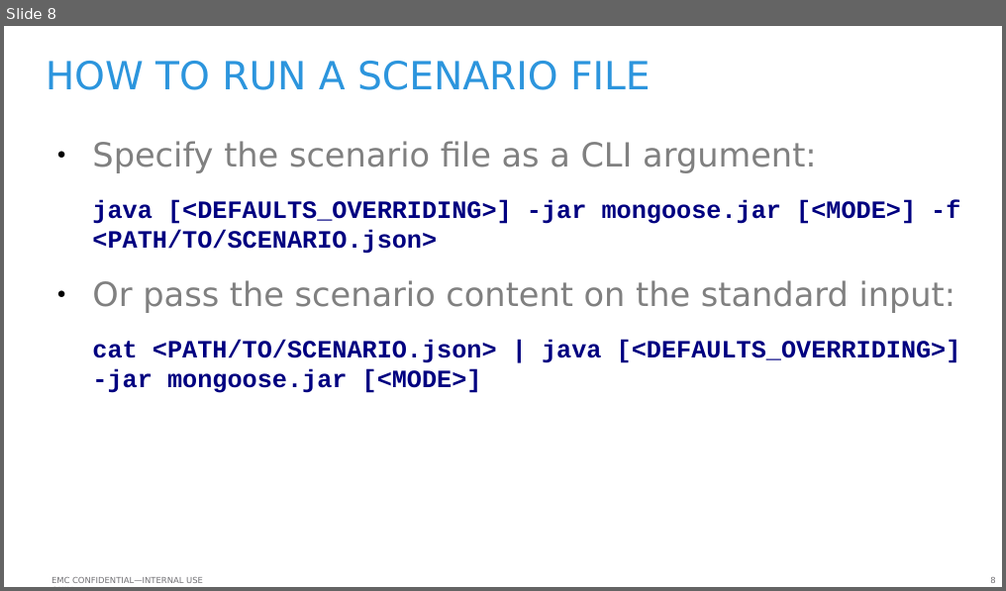
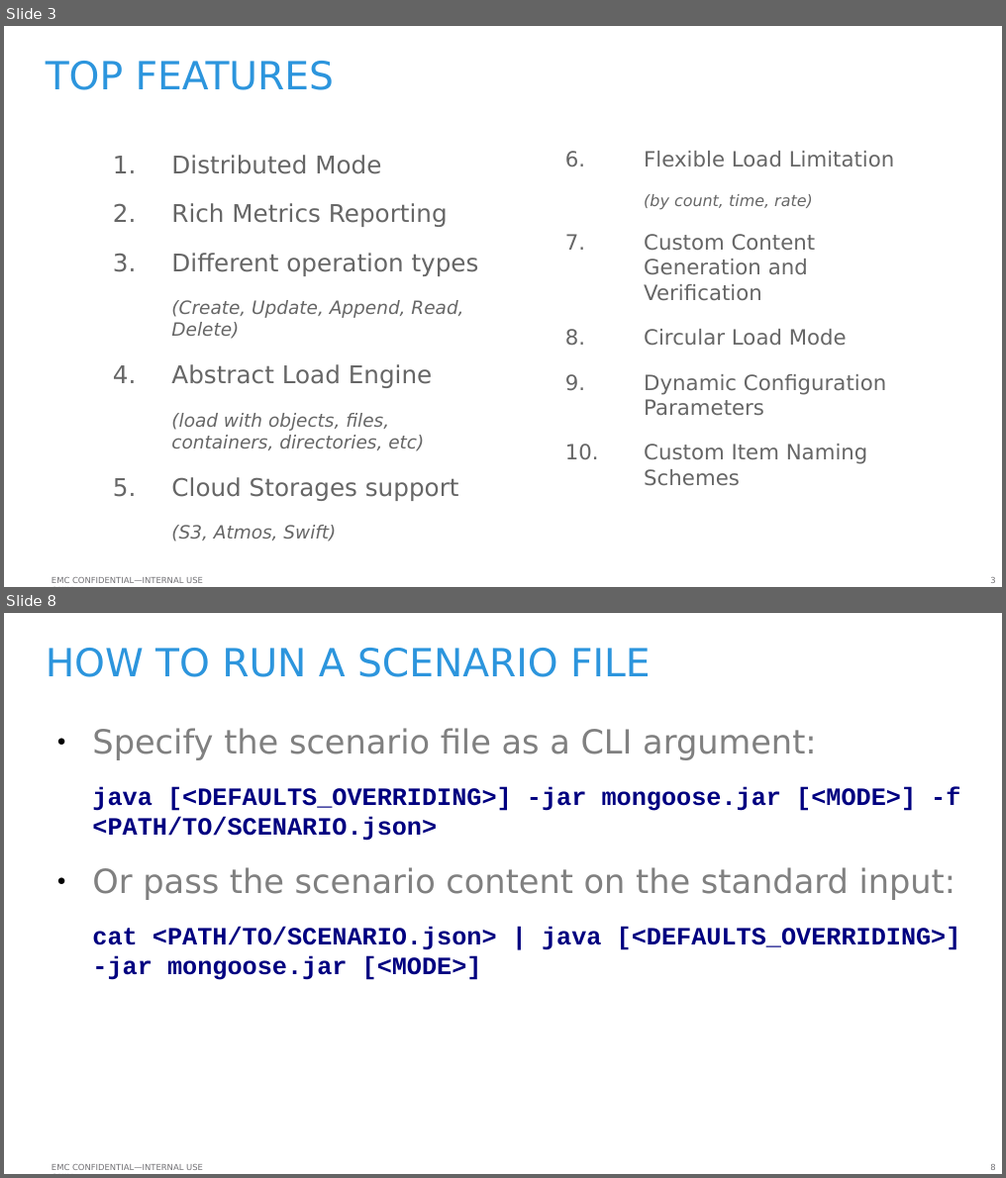
Before and after one commit to emc-mongoose/mongoose, a slide deck: doc/emcmongoosev2.odp. Shown one above the other, each under a label of ours: slide 8 before the commit, slides 3 and 8 after it; the slides between them are not shown. The pictures are 1006x591 and 1006x1178 pixels, drawn with LibreOffice and Linux fonts; fonts in the diff are those of the drawing; background and template pictures are left out. Boxes give left, top, right and bottom in pixels: in the first picture for what was removed or moved away, otherwise in the second. Text is boxed around its words. In the diff, an @@ line names an element or a change of style, - is before the commit and + after.

```diff
--- a/doc/emcmongoosev2.odp
+++ b/doc/emcmongoosev2.odp
@@ slide 3 added at <box>4,26,1002,587</box>, background #FFFFFF; not listed: 2 template elements that a slide beside it also shows @@
@@ title added at <box>46,61,334,90</box>, 28 pt, text #2C95DD @@
+TOP FEATURES
@@ text added at <box>171,155,479,542</box>, 13.2 pt, text #666666, italic @@
+1. Distributed Mode
+2. Rich Metrics Reporting
+3. Different operation types
+(Create, Update, Append, Read, Delete)
+1. Abstract Load Engine
+(load with objects, files, containers, directories, etc)
+1. Cloud Storages support
+(S3, Atmos, Swift)
@@ text added at <box>644,151,895,465</box>, 15.2 pt, text #666666 @@
+6. Flexible Load Limitation
+(by count, time, rate)
+6. Custom Content Generation and Verification
+7. Circular Load Mode
+8. Dynamic Configuration Parameters
+9. Custom Item Naming Schemes
```
Also in this commit, not shown: 12 slides changed, 1 slide removed, 1 other file.
